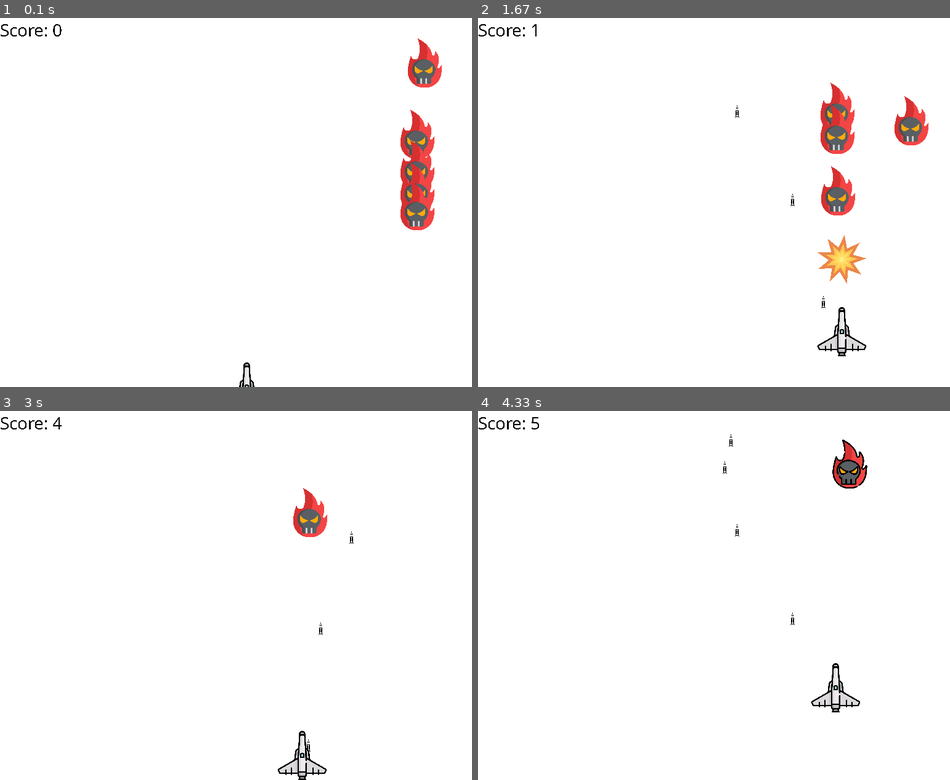
Above: before the commit, frames 1-4 (two rows, left to right).
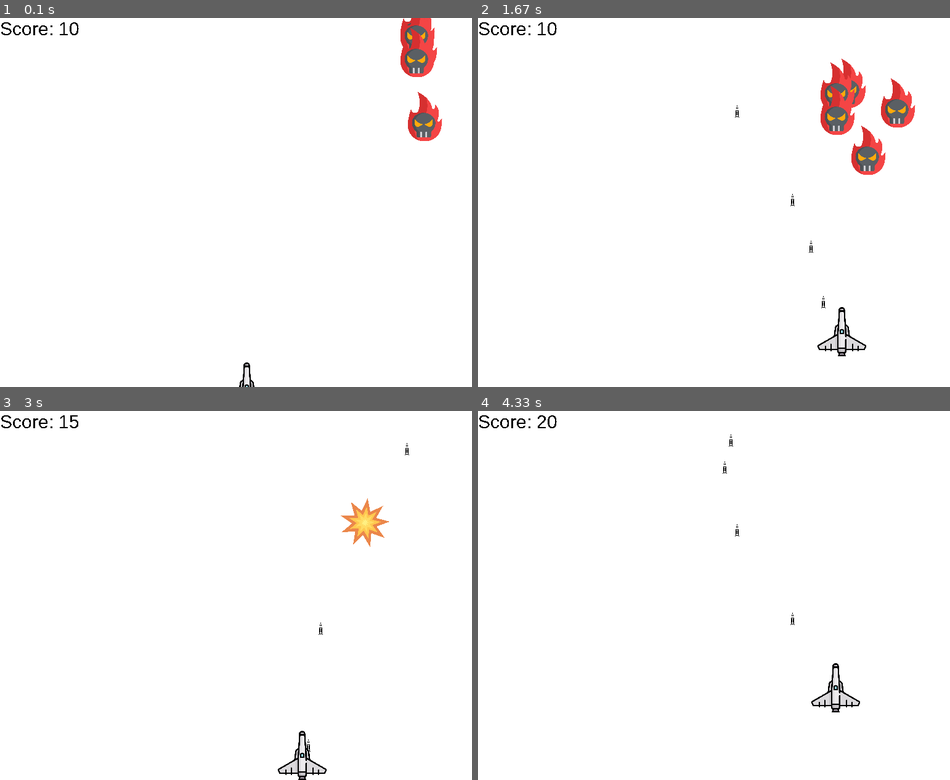
Above: after the commit, the same moments.

Repository: bordonagustin1996/pruebapygame
Game: pygame game, started from main.py
Two runs of this game, one before a commit and one after it. Both use one fixed random seed, a clock stepped at 60 frames per second and the inputs below.
Inputs:
- Up to frame 1 (0.1 s): no input
- Up to frame 2 (1.67 s): tap Space at 0.33, 0.73, 1.03, 1.23, 1.57 s; hold D 0.67-1.13 s; hold W 1.17-1.47 s; hold D from 1.5 s (still down)
- Up to frame 3 (3 s): tap Space at 1.87, 2.07, 2.37, 2.63, 2.97 s; release D at 1.97 s; hold A 2-2.53 s; hold S 2.57-2.87 s; hold A from 2.9 s (still down)
- Up to frame 4 (4.33 s): tap Space at 3.27, 3.4, 3.8, 4.1 s; release A at 3.3 s; hold W 3.33-3.7 s; hold D from 3.73 s (still down)

The runs differ from the first frame. In frame 1, 3.6% of the frame differs, in the area x 0-94%, y 0-58%; in frame 2, 4.3%, in the area x 0-96%, y 1-72%; in frame 3, 1.4%; in frame 4, 0.9%.

Commit message:
COMENTARIOS AL CODIGO , PRINCIPALMENTE EN EL MAIN

Diff:
--- a/main.py
+++ b/main.py
@@ -1,7 +1,6 @@
 from random import randint
 
 import pygame
-
 
 ANCHO, ALTO = 800, 600
 RESOLUCION = (ANCHO, ALTO)
@@ -14,8 +13,6 @@
         self.posicion.centerx = posx
         self.posicion.centery = posy
         self.velocidad = velocidad
-
-
 
     def dibujar(self, pantalla):
         pantalla.blit(self.imagen, self.posicion)
@@ -67,20 +64,23 @@
         #pygame.mixer.Sound.play(self.sonido_disparo)
 
 
-
 class Enemigo(Personaje):
     def __init__(self, hardcore = False):
         if hardcore:
             imagen="Imagenes/skull.png"
+
         else:
             imagen="Imagenes/enemy.png"
 
-        super(Enemigo, self).__init__(imagen,posy=randint(0,int(ALTO/2)))
+        super(Enemigo, self).__init__(imagen,posy=randint(0,int(ALTO/2)),velocidad=1)
+        if hardcore:
+            self.velocidad=5
+
         self.destino = (randint(0+self.posicion.width, ANCHO-self.posicion.width), randint(0+self.posicion.height, ALTO-self.posicion.height))
         self.hardcore = hardcore
         self.esta_vivo = True
 
-    def movimiento(self):
+    def movimiento(self):#MOVIMIENTO ALEATORIO
         x = randint(0, 2000000)
         if 0 <= x < 500000:
             self.mover_arriba()
@@ -91,7 +91,7 @@
         if 1500000 <= x < 2000000:
             self.mover_izquierda()
 
-    def movimiento_trayectoria(self):
+    def movimiento_trayectoria(self): # MOVIMIENTO CON DIRECCION EN UN PUNTO
         if self.posicion.centerx == self.destino[0] and self.posicion.centery == self.destino[1]:
             self.destino = (randint(0+int(self.posicion.width/2)+1, ANCHO-int(self.posicion.width/2)-1),
                             randint(0+int(self.posicion.height/2)+1, ALTO-int(self.posicion.height/2)-1))
@@ -134,61 +134,65 @@
 if __name__ == '__main__':
 
 
-    pygame.init()
+    pygame.init() # INICIALIZAR PYGAME
     pygame.font.init()  # you have to call this at the start,
     # if you want to use this module.
-    myfont = pygame.font.SysFont('Comic Sans MS', 30)
-    imagen = pygame.image.load("Imagenes/spaceship.png")
-    pantalla = pygame.display.set_mode(RESOLUCION)
-    corriendo = True
-    pygame.display.set_caption("Nuestro Juego")
-    pygame.display.set_icon(imagen)
-    nave = Nave()
-    lista_enemigos = [Enemigo() for _ in range(5)]
-
-
+    myfont = pygame.font.SysFont('Arial', 30)
+    imagen = pygame.image.load("Imagenes/spaceship.png")#CARGAR UNA IMAGEN
+    pantalla = pygame.display.set_mode(RESOLUCION)#INICIALIZAR PANTALLA
+    corriendo = True#ACA DECLARAMOS
+    pygame.display.set_caption("SORETITOS")#NOMBRE DEL JUEGO O VENTANA
+    pygame.display.set_icon(imagen)#ICONO DEL PROGRAMA ESCALADO A X RES (MAS CHICA)
+    nave = Nave()#CREAR UNA NAVE
+    lista_enemigos = [Enemigo() for _ in range(5)] #CREAR UNA LISTA DE ENEMIGOS
+    lista_enemigos = []
+    ultimo_score = 0
+    for _ in range(5):#CREAMOS UNA LISTA DE ENEMIGOS
+        lista_enemigos.append(Enemigo())#ACA LOS AGREGAMOS A LA LISTA
+
+    #TECLAS MOVIMIENTO POR DEFECTO VIENE EN FALSE
     w_bandera = False
     d_bandera = False
     s_bandera = False
     a_bandera = False
 
-    reloj = pygame.time.Clock()
-    ultimo_enemigo = pygame.time.get_ticks()
-    enemigos_muertos = []
-    score = 0
-
-    while corriendo:
-        for evento in pygame.event.get():
-            if evento.type == pygame.QUIT:
+    reloj = pygame.time.Clock()#INICIALIZAR RELOJ , LIMITAMOS LOS FPS
+    ultimo_enemigo = pygame.time.get_ticks()#DEVUELVE EL TIEMPO EN MS DESDE QUE SE EJECUTA EL PROGRAMA
+    enemigos_muertos = []#LISTA DE ENEMIGOS MUERTOS , INICIALIZA EN 0
+    score = 10# PUNTAJE ARRANCA EN 0
+
+    while corriendo:#BUCLE PRINCIPAL
+        for evento in pygame.event.get():#DEVUELVE EVENTO QUE REALIZA EL USUARIO W,A,S,D
+            if evento.type == pygame.QUIT:#CERRAR VENTANA CON LA CRUZ
                 corriendo = False
-            if evento.type == pygame.KEYDOWN and evento.key == pygame.K_ESCAPE:
+            if evento.type == pygame.KEYDOWN and evento.key == pygame.K_ESCAPE:#CERRAMOS CON LA TECLA ESCAPE
                 corriendo = False
-            if evento.type == pygame.KEYDOWN and evento.key == pygame.K_w:
+            if evento.type == pygame.KEYDOWN and evento.key == pygame.K_w:#MOVEMOS CON LA W
                 w_bandera = True
-            if evento.type == pygame.KEYUP and evento.key == pygame.K_w:
+            if evento.type == pygame.KEYUP and evento.key == pygame.K_w:#CUANDO NO ESTAMOS APRETANDO
                 w_bandera = False
-            if evento.type == pygame.KEYDOWN and evento.key == pygame.K_d:
+            if evento.type == pygame.KEYDOWN and evento.key == pygame.K_d:#" D
                 d_bandera = True
-            if evento.type == pygame.KEYUP and evento.key == pygame.K_d:
+            if evento.type == pygame.KEYUP and evento.key == pygame.K_d:#" D
                 d_bandera = False
-            if evento.type == pygame.KEYDOWN and evento.key == pygame.K_s:
+            if evento.type == pygame.KEYDOWN and evento.key == pygame.K_s:# " S
                 s_bandera = True
-            if evento.type == pygame.KEYUP and evento.key == pygame.K_s:
+            if evento.type == pygame.KEYUP and evento.key == pygame.K_s:#...
                 s_bandera = False
             if evento.type == pygame.KEYDOWN and evento.key == pygame.K_a:
                 a_bandera = True
             if evento.type == pygame.KEYUP and evento.key == pygame.K_a:
                 a_bandera = False
-            if evento.type == pygame.KEYDOWN and evento.key == pygame.K_SPACE:
-                pygame.mixer.music.load("Sonidos/disparos.wav")
+            if evento.type == pygame.KEYDOWN and evento.key == pygame.K_SPACE:#DISPARO CON SPACE
+                pygame.mixer.music.load("Sonidos/disparos.wav")#CARGAMOS EL SONIDO DE PEDO(LITERAL)
                 pygame.mixer.music.play(1)
-                nave.disparar()
-
-        if ultimo_enemigo + RESPAWN <= pygame.time.get_ticks():
+                nave.disparar()#LLAMAMOS AL METODO DISPARAR DE LA NAVE
+
+        if ultimo_enemigo + RESPAWN <= pygame.time.get_ticks():#RESPAWN DEL ULTIMO ENEMIGO
             ultimo_enemigo = pygame.time.get_ticks()
-            lista_enemigos.append(Enemigo(hardcore=True))
-
-        if w_bandera:
+            lista_enemigos.append(Enemigo(hardcore=True))#AGREGAMOS UN ENEMIGO NUEVO
+
+        if w_bandera:#MOVIMIENTO DE LA NAVE
             nave.mover_arriba()
         if d_bandera:
             nave.mover_derecha()
@@ -197,42 +201,46 @@
         if a_bandera:
             nave.mover_izquierda()
 
-        pantalla.fill((255, 255, 255))
-        textsurface = myfont.render(f'Score: {score}', False, (0, 0, 0))
-        pantalla.blit(textsurface,(0, 0))
-        if nave.detectar_colision(lista_enemigos)>=0:
-             corriendo= False
-
-
-        nave.dibujar(pantalla)
-        for dis in reversed(nave.lista_disparos):
-            x = dis.detectar_colision(lista_enemigos)
+        #DIBUJAR LOS OBJETOS EN LA PANTALLA
+        pantalla.fill((255, 255, 255))#PINTAR TODA LA PANTALLA DE COLOR R/ G/ B
+        textsurface = myfont.render(f"Score: {score}", False, (0, 0, 0))#AGREGAMOS SUPERFICIE DE TEXTO SCORE
+        pantalla.blit(textsurface,(0, 0))#.BLIT TE DIBUJA ALGO EN LA PANTALLA (QUE ES LO QUE DIBUJA , POSICION X, Y)
+        if nave.detectar_colision(lista_enemigos)>=0:#CUANDO CHOCAMOS SE CIERRA
+             corriendo= False #ACA CIERRA BUCLE
+
+
+        nave.dibujar(pantalla)#
+        for dis in reversed(nave.lista_disparos):#RECORREMOS DE ATRAS LA LISTA
+            x = dis.detectar_colision(lista_enemigos)#DEVUELVE EL INDICE DE LA LISTA
             if x >= 0:
-                v = lista_enemigos.pop(x)
-                v.morir()
+                v = lista_enemigos.pop(x)#SEGUN EL INDICE SACAMOS EL ELEMENTO DE LA LISTA
+                v.morir()#
                 if v.hardcore:
                     score +=5
                 else:
                     score +=1
-                enemigos_muertos.append(v)
-                nave.lista_disparos.remove(dis)
-
-        for enemigo in reversed(enemigos_muertos):
+                enemigos_muertos.append(v)#AGREGAMOS AL ENEMIGO A LA LISTA DE ENEMIGOS MUERTOS
+                nave.lista_disparos.remove(dis)#REMOVEMOS EL DISPARO
+
+        for enemigo in reversed(enemigos_muertos):#DIBUJAMOS LA EXPLOSION
             enemigo.dibujar(pantalla)
-            if enemigo.hora_muerte + 300 <= pygame.time.get_ticks():
+            if enemigo.hora_muerte + 300 <= pygame.time.get_ticks():#DURACION DE LA EXPLOSION
                 enemigos_muertos.remove(enemigo)
 
 
-        for enemigo in lista_enemigos:
-            if enemigo.hardcore:
-                enemigo.actualizar_destino((nave.posicion.centerx, nave.posicion.centery))
-            enemigo.movimiento_trayectoria()
+        for enemigo in lista_enemigos:#RECORREMOS LISTA DE ENEMIGOS
+            if enemigo.hardcore:#SI ES HARDCORE
+                enemigo.actualizar_destino((nave.posicion.centerx, nave.posicion.centery))#EL HARDCORE VA A LA POSICION DE LA NAVE
+            enemigo.movimiento_trayectoria()#
             enemigo.dibujar(pantalla)
 
-        if score % 20==0 and score > 0 and RESPAWN>500:
+
+        if score % 20==0 and score > 0 and RESPAWN>500 and score - ultimo_score != 0:#RESPAWN
             RESPAWN -= 500
-
-
-        pygame.display.update()
-
-        reloj.tick(60)
+            ultimo_score = score
+
+
+
+        pygame.display.update()#APLICAMOS TODOS LOS DIBUJOS
+
+        reloj.tick(60)#LIMITA EL PROCESAMIENTO ¡¡MUY IMPORTANTE!!!
